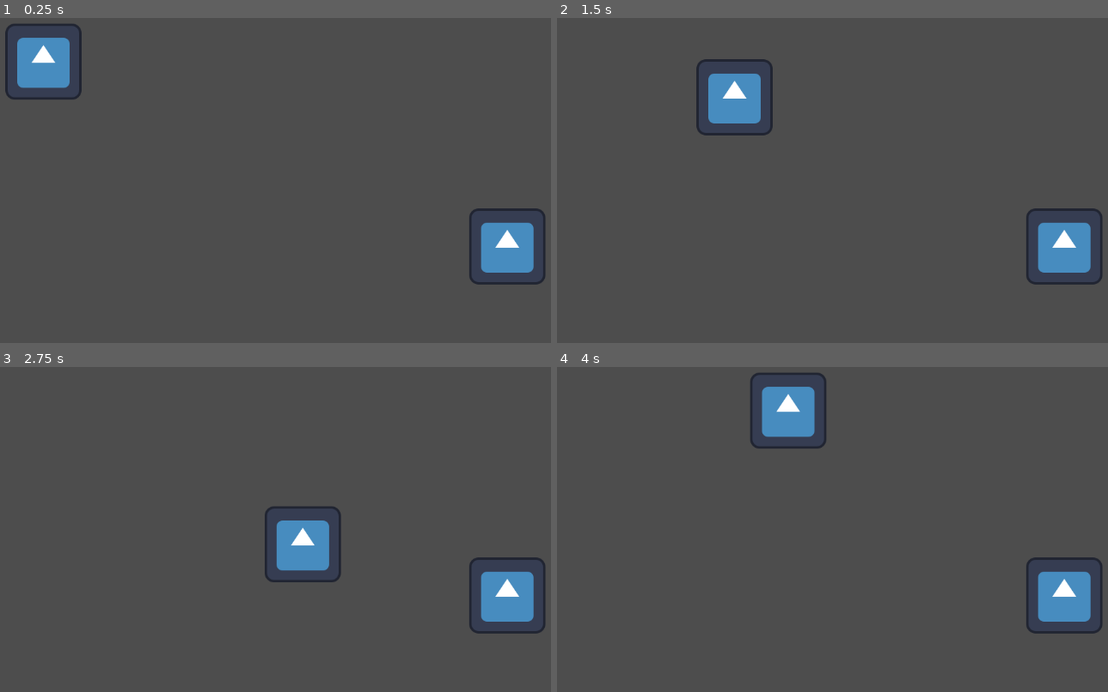
Above: before the commit, frames 1-4 (two rows, left to right).
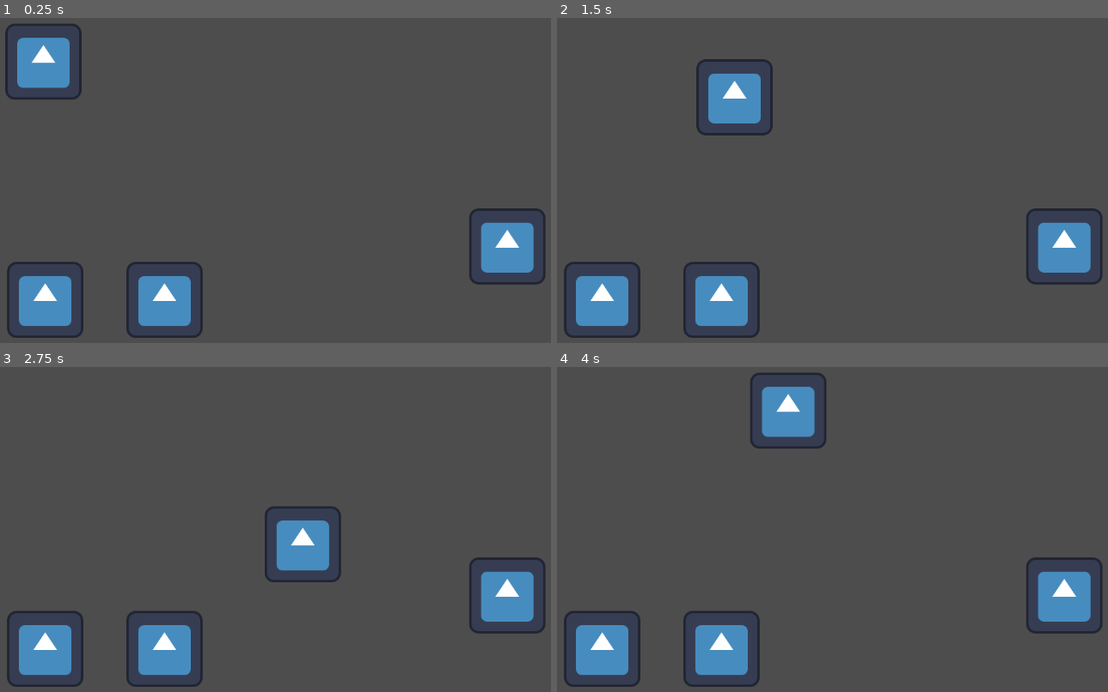
Above: after the commit, the same moments.

Repository: TomboyAprechiator/BaldquestThe-Cure
Game: Godot game, scene res://the_game.tscn
Two runs of this game, one before a commit and one after it. Both use one fixed random seed, a clock stepped at 60 frames per second and the inputs below. The engine's default icon, where the game draws it, is replaced by a stand-in: a white triangle on a blue panel in a dark square.
Inputs:
- Up to frame 1 (0.25 s): no input
- Up to frame 2 (1.5 s): tap Enter at 0.5 s; hold Right (ui_right) 0.53-1.28 s; tap E (Interact) at 0.6, 1.35 s; hold Down (ui_down) from 1.28 s (still down)
- Up to frame 3 (2.75 s): release Down (ui_down) at 2.03 s; hold Right (ui_right) from 2.03 s (still down); tap E (Interact) at 2.1 s
- Up to frame 4 (4 s): release Right (ui_right) at 2.78 s; hold Up (ui_up) 2.78-3.53 s; tap E (Interact) at 2.85, 3.6 s; hold Left (ui_left) from 3.53 s (still down)

The runs differ from the first frame. In frame 1, 3.8% of the frame differs, in the area x 1-37%, y 74-99%; in frame 2, 3.8%; in frame 3, 3.8%; in frame 4, 3.8%.

Commit message:
2 working minigames
a timing thing and a wires thing

Diff:
--- /dev/null
+++ b/baldquest_the_cure/arrow.gd
@@ -0,0 +1,27 @@
+extends CharacterBody2D
+
+
+var SPEED = 300.0
+const JUMP_VELOCITY = -400.0
+var direction = Vector2.RIGHT
+
+func _physics_process(delta: float) -> void:
+	velocity = direction * SPEED
+	move_and_slide()
+
+
+
+
+
+func _on_turnaround_body_entered(body: Node2D) -> void:
+	if direction == Vector2.RIGHT:
+		direction = Vector2.LEFT
+	else:
+		direction = Vector2.RIGHT
+
+
+func _on_turnaround_2_body_entered(body: Node2D) -> void:
+	if direction == Vector2.RIGHT:
+		direction = Vector2.LEFT
+	else:
+		direction = Vector2.RIGHT
--- /dev/null
+++ b/baldquest_the_cure/button.gd
@@ -0,0 +1,24 @@
+extends Button
+
+var presssed: bool
+
+# Called when the node enters the scene tree for the first time.
+func _ready() -> void:
+	pass # Replace with function body.
+
+
+# Called every frame. 'delta' is the elapsed time since the previous frame.
+func _process(delta: float) -> void:
+	pass
+
+
+func _on_pressed() -> void:
+	if presssed == false or presssed == null:
+		presssed = true
+	else:
+		presssed = false
+	_draw()
+
+func _draw() -> void:
+	if presssed == true:
+		draw_line(Vector2(0,0), Vector2(1000, 600), Color.CRIMSON, 6)
--- /dev/null
+++ b/baldquest_the_cure/target.gd
@@ -0,0 +1,34 @@
+extends Node2D
+
+var ArrowInBox = "No"
+var turns = 4
+@onready var arrow = get_node("../Arrow")
+
+# Called when the node enters the scene tree for the first time.
+func _ready() -> void:
+	pass # Replace with function body.
+
+
+# Called every frame. 'delta' is the elapsed time since the previous frame.
+func _process(delta: float) -> void:
+	if ArrowInBox == "Yes" and Input.is_action_just_pressed("Interact"):
+		interact()
+
+func interact():
+	turns = turns - 1
+
+	if turns == 0:
+		get_tree().current_scene._end_minigame()
+	else:
+		global_position.x = randi_range(100,1050)
+		arrow.SPEED = arrow.SPEED * 1.5
+
+
+func _on_area_2d_body_entered(body: Node2D) -> void:
+	if body.name == "Arrow":
+		ArrowInBox = "Yes"
+
+
+func _on_area_2d_body_exited(body: Node2D) -> void:
+	if body.name == "Arrow":
+		ArrowInBox = "No"
--- a/baldquest_the_cure/the_game.gd
+++ b/baldquest_the_cure/the_game.gd
@@ -23,8 +23,12 @@
 		$MinigameContainer.add_child(instance)
 
 	$World/Player.set_physics_process(false)
+	$World/InteractableBaseObject.set_process(false)
+	$World/timinggameloader.set_process(false)
 func _end_minigame():
 	for child in $MinigameContainer.get_children():
 		child.queue_free()
 	$World.visible = true
 	$World/Player.set_physics_process(true)
+	$World/InteractableBaseObject.set_process(true)
+	$World/timinggameloader.set_process(true)
--- /dev/null
+++ b/baldquest_the_cure/timing_game.tscn
@@ -0,0 +1,62 @@
+[gd_scene load_steps=8 format=3 uid="uid://c3wu0nm16xcf7"]
+
+[ext_resource type="Script" uid="uid://ckmvqbeedxuw2" path="res://arrow.gd" id="1_emvvt"]
+[ext_resource type="Texture2D" uid="uid://tld4aymnbsg2" path="res://icon.svg" id="1_xd4iq"]
+[ext_resource type="Texture2D" uid="uid://b02pndt0ug604" path="res://Green.bmp" id="2_emvvt"]
+[ext_resource type="Script" uid="uid://djo3sftaau1ct" path="res://target.gd" id="3_lvjan"]
+
+[sub_resource type="RectangleShape2D" id="RectangleShape2D_lvjan"]
+size = Vector2(121, 118)
+
+[sub_resource type="RectangleShape2D" id="RectangleShape2D_4a1hw"]
+size = Vector2(95, 94)
+
+[sub_resource type="RectangleShape2D" id="RectangleShape2D_sb1vn"]
+size = Vector2(64, 406)
+
+[node name="TimingGame" type="Node2D"]
+
+[node name="Arrow" type="CharacterBody2D" parent="."]
+position = Vector2(154, 309)
+script = ExtResource("1_emvvt")
+
+[node name="CollisionShape2D" type="CollisionShape2D" parent="Arrow"]
+position = Vector2(-0.5, 1)
+shape = SubResource("RectangleShape2D_lvjan")
+
+[node name="Sprite2D" type="Sprite2D" parent="Arrow"]
+texture = ExtResource("1_xd4iq")
+
+[node name="Target" type="Node2D" parent="."]
+position = Vector2(540, 308)
+script = ExtResource("3_lvjan")
+
+[node name="Area2D" type="Area2D" parent="Target"]
+
+[node name="CollisionShape2D" type="CollisionShape2D" parent="Target/Area2D"]
+position = Vector2(0.5, 0)
+shape = SubResource("RectangleShape2D_4a1hw")
+
+[node name="Sprite2D" type="Sprite2D" parent="Target"]
+texture = ExtResource("2_emvvt")
+
+[node name="Turnaround" type="Area2D" parent="."]
+position = Vector2(1059, 174)
+
+[node name="CollisionShape2D" type="CollisionShape2D" parent="Turnaround"]
+position = Vector2(54, 138)
+shape = SubResource("RectangleShape2D_sb1vn")
+
+[node name="Turnaround2" type="Area2D" parent="."]
+position = Vector2(-18, 184)
+
+[node name="CollisionShape2D" type="CollisionShape2D" parent="Turnaround2"]
+position = Vector2(54, 138)
+shape = SubResource("RectangleShape2D_sb1vn")
+
+[connection signal="body_entered" from="Target/Area2D" to="Target" method="_on_area_2d_body_entered"]
+[connection signal="body_exited" from="Target/Area2D" to="Target" method="_on_area_2d_body_exited"]
+[connection signal="area_entered" from="Turnaround" to="Arrow" method="_on_turnaround_area_entered"]
+[connection signal="body_entered" from="Turnaround" to="Arrow" method="_on_turnaround_body_entered"]
+[connection signal="area_entered" from="Turnaround2" to="Arrow" method="_on_turnaround_2_area_entered"]
+[connection signal="body_entered" from="Turnaround2" to="Arrow" method="_on_turnaround_2_body_entered"]
--- /dev/null
+++ b/baldquest_the_cure/timinggameloader.gd
@@ -0,0 +1,27 @@
+extends Node2D
+
+@export var interact_text := "Press E to interact"
+@export var PlayerInRange := "No"
+
+
+# Called when the node enters the scene tree for the first time.
+func _ready() -> void:
+	pass # Replace with function body.
+
+
+# Called every frame. 'delta' is the elapsed time since the previous frame.
+func _process(delta: float) -> void:
+	if PlayerInRange == "Yes" and Input.is_action_just_pressed("Interact"):
+		interact()
+
+func interact():
+	get_tree().current_scene._start_minigame("res://timing_game.tscn")
+
+func _on_area_2d_body_entered(body: Node2D) -> void:
+	if body.name == "Player":
+		PlayerInRange = "Yes"
+
+
+func _on_area_2d_body_exited(body: Node2D) -> void:
+	if body.name == "Player":
+		PlayerInRange = "No"
--- /dev/null
+++ b/baldquest_the_cure/timinggameloader.tscn
@@ -0,0 +1,22 @@
+[gd_scene load_steps=4 format=3 uid="uid://cpp4313c44gb7"]
+
+[ext_resource type="Script" uid="uid://c54brjs5548a1" path="res://timinggameloader.gd" id="1_jihhr"]
+[ext_resource type="Texture2D" uid="uid://tld4aymnbsg2" path="res://icon.svg" id="2_20lty"]
+
+[sub_resource type="RectangleShape2D" id="RectangleShape2D_x2gwn"]
+size = Vector2(122, 118)
+
+[node name="timinggameloader" type="Node2D"]
+script = ExtResource("1_jihhr")
+
+[node name="Area2D" type="Area2D" parent="."]
+
+[node name="CollisionShape2D" type="CollisionShape2D" parent="Area2D"]
+position = Vector2(1, 0)
+shape = SubResource("RectangleShape2D_x2gwn")
+
+[node name="Sprite2D" type="Sprite2D" parent="."]
+texture = ExtResource("2_20lty")
+
+[connection signal="body_entered" from="Area2D" to="." method="_on_area_2d_body_entered"]
+[connection signal="body_exited" from="Area2D" to="." method="_on_area_2d_body_exited"]
--- /dev/null
+++ b/baldquest_the_cure/wiregame.gd
@@ -0,0 +1,229 @@
+extends Node2D
+
+var pos1: Vector2
+var pos2: Vector2
+var helperswitch = 1
+var lines = []
+var connections = []
+var max_lines = 5
+var b1
+var b2
+
+# Called when the node enters the scene tree for the first time.
+func _ready() -> void:
+	pass # Replace with function body.
+
+
+# Called every frame. 'delta' is the elapsed time since the previous frame.
+func _process(delta: float) -> void:
+	pass
+
+
+func _on_wirenode_pressed() -> void:
+	if helperswitch == 1:
+		pos1 = $wirenode/Marker2D.global_position
+		helperswitch = 2
+		b1 = 1
+
+	elif helperswitch == 2:
+		pos2 = $wirenode/Marker2D.global_position
+		helperswitch = 1
+		b2 = 1
+		add_line(pos1, pos2)
+		_connect(b1, b2)
+		queue_redraw()
+
+
+func _on_wirenode_2_pressed() -> void:
+	if helperswitch == 1:
+		pos1 = $wirenode2/Marker2D.global_position
+		helperswitch = 2
+		b1 = 2
+	elif helperswitch == 2:
+		pos2 = $wirenode2/Marker2D.global_position
+		helperswitch = 1
+		b2 = 2
+		add_line(pos1, pos2)
+		_connect(b1, b2)
+		queue_redraw()
+
+
+func _on_wirenode_3_pressed() -> void:
+	if helperswitch == 1:
+		pos1 = $wirenode3/Marker2D.global_position
+		helperswitch = 2
+		b1 = 3
+	elif helperswitch == 2:
+		pos2 = $wirenode3/Marker2D.global_position
+		helperswitch = 1
+		b2 = 3
+		add_line(pos1, pos2)
+		_connect(b1, b2)
+		queue_redraw()
+
+
+func _on_wirenode_4_pressed() -> void:
+	if helperswitch == 1:
+		pos1 = $wirenode4/Marker2D.global_position
+		helperswitch = 2
+		b1 = 4
+	elif helperswitch == 2:
+		pos2 = $wirenode4/Marker2D.global_position
+		helperswitch = 1
+		b2 = 4
+		add_line(pos1, pos2)
+		_connect(b1, b2)
+		queue_redraw()
+
+
+func _on_wirenode_5_pressed() -> void:
+	if helperswitch == 1:
+		pos1 = $wirenode5/Marker2D.global_position
+		helperswitch = 2
+		b1 = 5
+	elif helperswitch == 2:
+		pos2 = $wirenode5/Marker2D.global_position
+		helperswitch = 1
+		b2 = 5
+		add_line(pos1, pos2)
+		_connect(b1, b2)
+		queue_redraw()
+
+
+func _on_wirenoderight_pressed() -> void:
+	if helperswitch == 1:
+		pos1 = $wirenoderight/Marker2D.global_position
+		helperswitch = 2
+		b1 = 6
+	elif helperswitch == 2:
+		pos2 = $wirenoderight/Marker2D.global_position
+		helperswitch = 1
+		b2 = 6
+		add_line(pos1, pos2)
+		_connect(b1, b2)
+		queue_redraw()
+
+
+func _on_wirenoderight_2_pressed() -> void:
+	if helperswitch == 1:
+		pos1 = $wirenoderight2/Marker2D.global_position
+		helperswitch = 2
+		b1 = 7
+	elif helperswitch == 2:
+		pos2 = $wirenoderight2/Marker2D.global_position
+		helperswitch = 1
+		b2 = 7
+		add_line(pos1, pos2)
+		_connect(b1, b2)
+		queue_redraw()
+
+
+func _on_wirenoderight_3_pressed() -> void:
+	if helperswitch == 1:
+		pos1 = $wirenoderight3/Marker2D.global_position
+		helperswitch = 2
+		b1 = 8
+	elif helperswitch == 2:
+		pos2 = $wirenoderight3/Marker2D.global_position
+		helperswitch = 1
+		b2 = 8
+		add_line(pos1, pos2)
+		_connect(b1, b2)
+		queue_redraw()
+
+
+func _on_wirenoderight_4_pressed() -> void:
+	if helperswitch == 1:
+		pos1 = $wirenoderight4/Marker2D.global_position
+		helperswitch = 2
+		b1 = 9
+	elif helperswitch == 2:
+		pos2 = $wirenoderight4/Marker2D.global_position
+		helperswitch = 1
+		b2 = 9
+		add_line(pos1, pos2)
+		_connect(b1, b2)
+		queue_redraw()
+
+
+func _on_wirenoderight_5_pressed() -> void:
+	if helperswitch == 1:
+		pos1 = $wirenoderight5/Marker2D.global_position
+		helperswitch = 2
+		b1 = 10
+	elif helperswitch == 2:
+		pos2 = $wirenoderight5/Marker2D.global_position
+		helperswitch = 1
+		b2 = 10
+		add_line(pos1, pos2)
+		_connect(b1, b2)
+		queue_redraw()
+
+func add_line(p1: Vector2, p2: Vector2):
+	lines.append([p1, p2])
+
+	if lines.size() > max_lines:
+		lines.pop_front()
+
+	queue_redraw()
+
+func checkrightwires():
+	var ordered = []
+	var rightcheck1 = false
+	var rightcheck2 = false
+	var rightcheck3 = false
+	var rightcheck4 = false
+	var rightcheck5 = false
+
+	for c in connections:
+		var a = c[0]
+		var b = c[1]
+		ordered.append([min(a, b), max(a, b)])
+
+	for cum in ordered:
+		if [1,6] == cum:
+			rightcheck1 = true
+
+	for cum in ordered:
+		if [2,7] == cum:
+			rightcheck2 = true
+
+	for cum in ordered:
+		if [3,8] == cum:
+			rightcheck3 = true
+
+	for cum in ordered:
+		if [4,9] == cum:
+			rightcheck4 = true
+
+	for cum in ordered:
+		if [5,10] == cum:
+			rightcheck5 = true
+
+	if rightcheck1 == true and rightcheck2 == true and rightcheck3 == true and rightcheck4 == true and rightcheck5 == true:
+		print("Yea! You did the wires! Wooo!")
+		get_tree().current_scene._end_minigame()
+	else:
+		print("you done fucked up boi, try again")
+		#commented out code for printing the array
+		#for connection in ordered:
+		#	print(connection)
+
+func _connect(b1, b2):
+	connections.append([b1, b2])
+
+	if connections.size() > max_lines:
+		connections.pop_front()
+
+func _draw() -> void:
+	for line in lines:
+		draw_line(line[0], line[1], Color.CRIMSON, 6)
+
+
+func _on_button_pressed() -> void:
+	for connection in connections:
+		print(connection)
+
+
+func _on_button_2_pressed() -> void:
+	checkrightwires()
--- /dev/null
+++ b/baldquest_the_cure/wiregame.tscn
@@ -0,0 +1,91 @@
+[gd_scene load_steps=3 format=3 uid="uid://b4ocgm85nlmos"]
+
+[ext_resource type="Script" uid="uid://cgv3md8jkxtjo" path="res://wiregame.gd" id="1_3a7ar"]
+[ext_resource type="PackedScene" uid="uid://bq1h7d5qa3fm2" path="res://wirenode.tscn" id="1_ogvca"]
+
+[node name="wiregame" type="Node2D"]
+script = ExtResource("1_3a7ar")
+
+[node name="wirenode" parent="." instance=ExtResource("1_ogvca")]
+offset_left = 54.0
+offset_top = 34.0
+offset_right = 62.0
+offset_bottom = 42.0
+
+[node name="wirenode2" parent="." instance=ExtResource("1_ogvca")]
+offset_left = 63.0
+offset_top = 162.0
+offset_right = 71.0
+offset_bottom = 170.0
+
+[node name="wirenode3" parent="." instance=ExtResource("1_ogvca")]
+offset_left = 63.0
+offset_top = 289.0
+offset_right = 71.0
+offset_bottom = 297.0
+
+[node name="wirenode4" parent="." instance=ExtResource("1_ogvca")]
+offset_left = 61.0
+offset_top = 405.0
+offset_right = 69.0
+offset_bottom = 413.0
+
+[node name="wirenode5" parent="." instance=ExtResource("1_ogvca")]
+offset_left = 65.0
+offset_top = 518.0
+offset_right = 73.0
+offset_bottom = 526.0
+
+[node name="wirenoderight" parent="." instance=ExtResource("1_ogvca")]
+offset_left = 1054.0
+offset_top = 104.0
+offset_right = 1062.0
+offset_bottom = 112.0
+rotation = 3.14159
+
+[node name="wirenoderight2" parent="." instance=ExtResource("1_ogvca")]
+offset_left = 1052.0
+offset_top = 222.0
+offset_right = 1060.0
+offset_bottom = 230.0
+rotation = 3.14159
+
+[node name="wirenoderight3" parent="." instance=ExtResource("1_ogvca")]
+offset_left = 1056.0
+offset_top = 344.0
+offset_right = 1064.0
+offset_bottom = 352.0
+rotation = 3.14159
+
+[node name="wirenoderight4" parent="." instance=ExtResource("1_ogvca")]
+offset_left = 1064.0
+offset_top = 474.0
+offset_right = 1072.0
+offset_bottom = 482.0
+rotation = 3.14159
+
+[node name="wirenoderight5" parent="." instance=ExtResource("1_ogvca")]
+offset_left = 1062.0
+offset_top = 604.0
+offset_right = 1070.0
+offset_bottom = 612.0
+rotation = 3.14159
+
+[node name="Button2" type="Button" parent="."]
+offset_left = 424.0
+offset_top = 3.0
+offset_right = 656.0
+offset_bottom = 34.0
+text = "Done"
+
+[connection signal="pressed" from="wirenode" to="." method="_on_wirenode_pressed"]
+[connection signal="pressed" from="wirenode2" to="." method="_on_wirenode_2_pressed"]
+[connection signal="pressed" from="wirenode3" to="." method="_on_wirenode_3_pressed"]
+[connection signal="pressed" from="wirenode4" to="." method="_on_wirenode_4_pressed"]
+[connection signal="pressed" from="wirenode5" to="." method="_on_wirenode_5_pressed"]
+[connection signal="pressed" from="wirenoderight" to="." method="_on_wirenoderight_pressed"]
+[connection signal="pressed" from="wirenoderight2" to="." method="_on_wirenoderight_2_pressed"]
+[connection signal="pressed" from="wirenoderight3" to="." method="_on_wirenoderight_3_pressed"]
+[connection signal="pressed" from="wirenoderight4" to="." method="_on_wirenoderight_4_pressed"]
+[connection signal="pressed" from="wirenoderight5" to="." method="_on_wirenoderight_5_pressed"]
+[connection signal="pressed" from="Button2" to="." method="_on_button_2_pressed"]
--- /dev/null
+++ b/baldquest_the_cure/wiregameloader.gd
@@ -0,0 +1,26 @@
+extends Node2D
+
+@export var interact_text := "Press E to interact"
+@export var PlayerInRange := "No"
+
+# Called when the node enters the scene tree for the first time.
+func _ready() -> void:
+	pass # Replace with function body.
+
+
+# Called every frame. 'delta' is the elapsed time since the previous frame.
+func _process(delta: float) -> void:
+	if PlayerInRange == "Yes" and Input.is_action_just_pressed("Interact"):
+		interact()
+
+func interact():
+	get_tree().current_scene._start_minigame("res://wiregame.tscn")
+
+func _on_area_2d_body_entered(body: Node2D) -> void:
+	if body.name == "Player":
+		PlayerInRange = "Yes"
+
+
+func _on_area_2d_body_exited(body: Node2D) -> void:
+	if body.name == "Player":
+		PlayerInRange = "No"
--- /dev/null
+++ b/baldquest_the_cure/wiregameloader.tscn
@@ -0,0 +1,22 @@
+[gd_scene load_steps=4 format=3 uid="uid://cbt5ayvnayh1i"]
+
+[ext_resource type="Script" uid="uid://bgtknun4jrsjg" path="res://wiregameloader.gd" id="1_jsr67"]
+[ext_resource type="Texture2D" uid="uid://tld4aymnbsg2" path="res://icon.svg" id="2_eqkg5"]
+
+[sub_resource type="RectangleShape2D" id="RectangleShape2D_oe54j"]
+size = Vector2(125, 123)
+
+[node name="wiregameloader" type="Node2D"]
+script = ExtResource("1_jsr67")
+
+[node name="Area2D" type="Area2D" parent="."]
+
+[node name="CollisionShape2D" type="CollisionShape2D" parent="Area2D"]
+position = Vector2(0.5, 0.5)
+shape = SubResource("RectangleShape2D_oe54j")
+
+[node name="Sprite2D" type="Sprite2D" parent="."]
+texture = ExtResource("2_eqkg5")
+
+[connection signal="body_entered" from="Area2D" to="." method="_on_area_2d_body_entered"]
+[connection signal="body_exited" from="Area2D" to="." method="_on_area_2d_body_exited"]
--- /dev/null
+++ b/baldquest_the_cure/wirenode.tscn
@@ -0,0 +1,11 @@
+[gd_scene load_steps=2 format=3 uid="uid://bq1h7d5qa3fm2"]
+
+[ext_resource type="Texture2D" uid="uid://bwktwjsssrygl" path="res://wirenode.bmp" id="1_jgyoj"]
+
+[node name="wirenode" type="Button"]
+offset_right = 8.0
+offset_bottom = 8.0
+icon = ExtResource("1_jgyoj")
+
+[node name="Marker2D" type="Marker2D" parent="."]
+position = Vector2(91, 50)
--- a/baldquest_the_cure/world.tscn
+++ b/baldquest_the_cure/world.tscn
@@ -1,7 +1,9 @@
-[gd_scene load_steps=5 format=3 uid="uid://dfc6oadcs7ssl"]
+[gd_scene load_steps=7 format=3 uid="uid://dfc6oadcs7ssl"]
 
 [ext_resource type="PackedScene" uid="uid://dd54ftj23g0bb" path="res://player.tscn" id="1_f3sb7"]
 [ext_resource type="PackedScene" uid="uid://byckg7caea5e1" path="res://interactable_base_object.tscn" id="2_fj7yv"]
+[ext_resource type="PackedScene" uid="uid://cpp4313c44gb7" path="res://timinggameloader.tscn" id="3_tlwt5"]
+[ext_resource type="PackedScene" uid="uid://cbt5ayvnayh1i" path="res://wiregameloader.tscn" id="4_aqk2v"]
 
 [sub_resource type="RectangleShape2D" id="RectangleShape2D_fj7yv"]
 size = Vector2(43, 649.25)
@@ -41,3 +43,9 @@
 
 [node name="InteractableBaseObject" parent="." instance=ExtResource("2_fj7yv")]
 position = Vector2(897, 435)
+
+[node name="timinggameloader" parent="." instance=ExtResource("3_tlwt5")]
+position = Vector2(122, 525)
+
+[node name="wiregameloader" parent="." instance=ExtResource("4_aqk2v")]
+position = Vector2(322, 525)
Binary file added: baldquest_the_cure/Green.bmp
Not shown, added: baldquest_the_cure/Green.bmp.import
Not shown, added: baldquest_the_cure/arrow.gd.uid
Not shown, added: baldquest_the_cure/button.gd.uid
Not shown, added: baldquest_the_cure/target.gd.uid
Not shown, added: baldquest_the_cure/timinggameloader.gd.uid
Not shown, added: baldquest_the_cure/wiregame.gd.uid
Not shown, added: baldquest_the_cure/wiregameloader.gd.uid
Binary file added: baldquest_the_cure/wirenode.bmp
Not shown, added: baldquest_the_cure/wirenode.bmp.import
